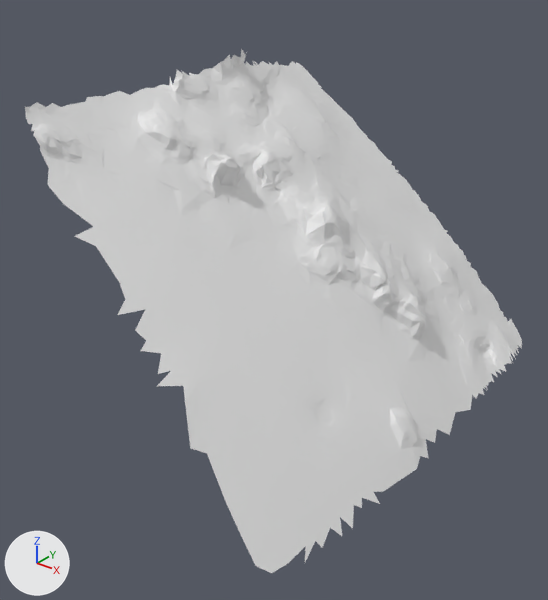
What one commit did to the glTF model moon small_tiles/tile_060.glb.
Before and after are seen from a 50 mm camera at (24.92, -6.6, 23.58) aimed at (19.98, -0.42, 19.75). Every picture has the same lights, and +X, +Y and +Z are marked at lower left. The picture after the commit comes second. Vertices at exactly the same position are counted once.

Before the edit, the objects in view are built like this:
```python
me_t60 = bpy.data.meshes.new('t60')
me_t60.from_pydata(...)  # 3676 vertices, 7111 faces; spans x 18.23..22.02, y -2.8..2.82, z 18.34..22.31
ob_t60 = bpy.data.objects.new('t60', me_t60)
ob_t60.location = (0.0, 0.0, 0.0)
```
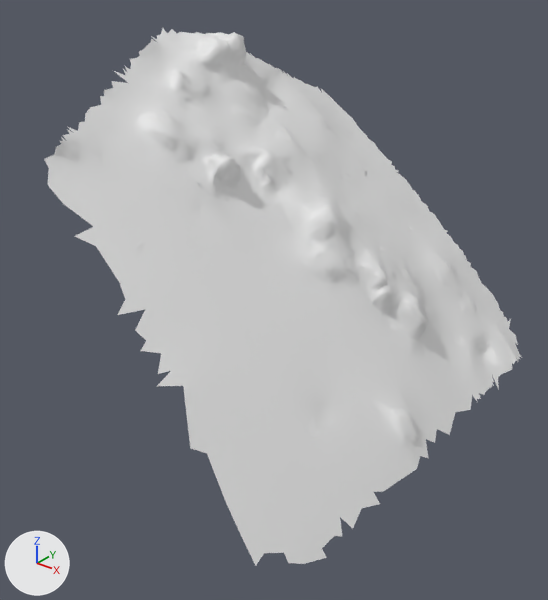
The change, as a list of edits to the scene's bpy script:
```text
Change me_t60:
    used by ob_t60; location = (0.0, 0.0, 0.0)
    remove me_t60.from_pydata(...)  # 3676 vertices, 7111 faces; spans x 18.23..22.02, y -2.8..2.82, z 18.34..22.31
    add me_t60.from_pydata(...)  # 3836 vertices, 7424 faces; spans x 17.94..22.04, y -2.8..2.82, z 18.3..22.55
    me_t60 part 1: 110 vertices removed from x 18.23..18.68, y -2.36..2.37, z 21.6..22.07; 260 vertices added at x 17.94..18.73, y -1.3..1.23, z 22.03..22.55
    me_t60 part 2: 4 vertices removed from x 21.76..21.9, y 2.53..2.78, z 18.45..18.58; 14 vertices added at x 21.96..22.04, y 1.06..2.43, z 18.35..18.46
    me_t60 part 3: 2 vertices removed from x 21.72..21.78, y -2.7, z 18.46..18.52
    me_t60 part 4: 2 vertices added at x 21.9..21.96, y -2.1..-1.9, z 18.3..18.39
```

What differs and where, as boxes [x1, y1, x2, y2] in the pictures (548 x 600 px):
't60', reshaped
    before: [25, 49, 522, 573]
    after: [44, 28, 522, 566]
part 1 of me_t60, reshaped
    before: [25, 61, 322, 159]
    after: [104, 28, 262, 96]
part 2 of me_t60, reshaped
    before: [509, 320, 522, 349]
    after: [473, 351, 522, 403]
part 3 of me_t60, deleted
    before: [256, 553, 288, 573]
part 4 of me_t60, added
    after: [305, 528, 342, 564]
